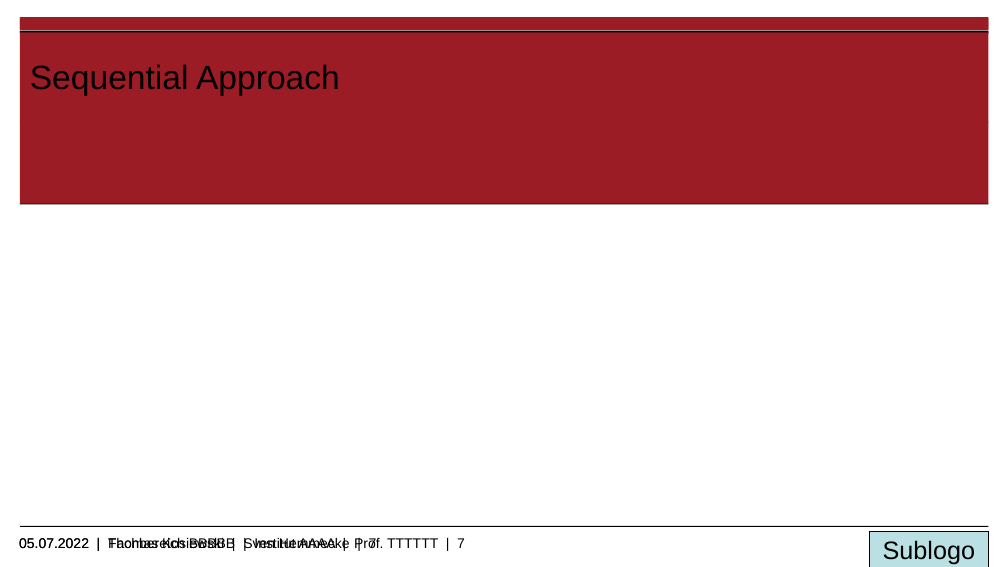
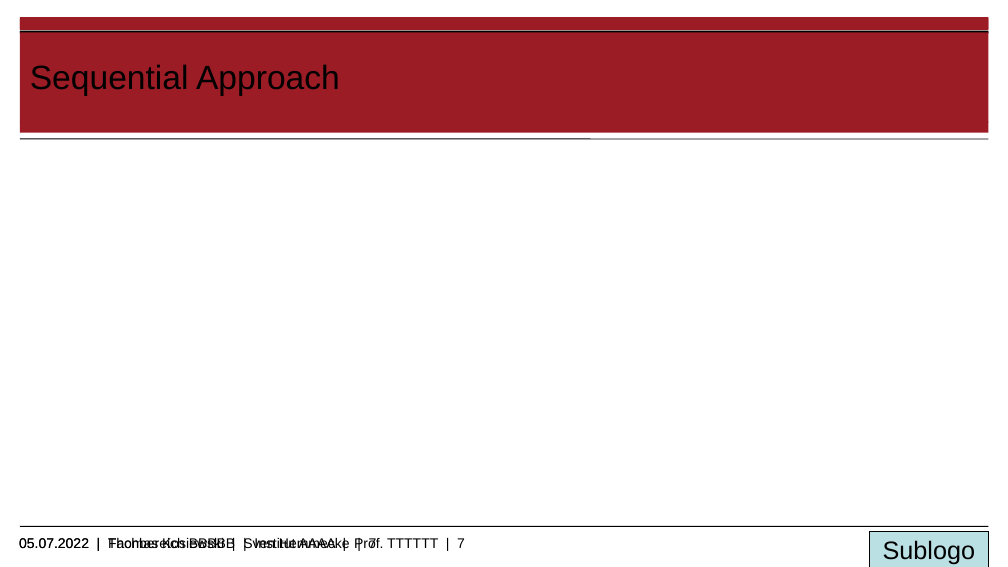
Before and after one commit to ThomasK33/rcpsp.rs, a slide deck: slide 7 of TU_PPP_16_9.odp. Drawn at 1008x567 pixels with LibreOffice and Linux fonts; fonts in the diff are those of the drawing; background and template pictures are left out. Boxes give left, top, right and bottom in pixels: in the first picture for what was removed or moved away, otherwise in the second. Text is boxed around its words. In the diff, an @@ line names an element or a change of style, - is before the commit and + after.

```diff
--- a/TU_PPP_16_9.odp
+++ b/TU_PPP_16_9.odp
@@ rectangle: place and size @@
-rectangle at box(20, 31, 989, 204)
+rectangle at box(20, 31, 989, 133)
@@ line moved from (20, 204) - (989, 204) to (20, 139) - (989, 139) @@
```
Also in this commit, not shown: 9 other slides changed, 1 slide added, 1 slide removed, 2 other files.
